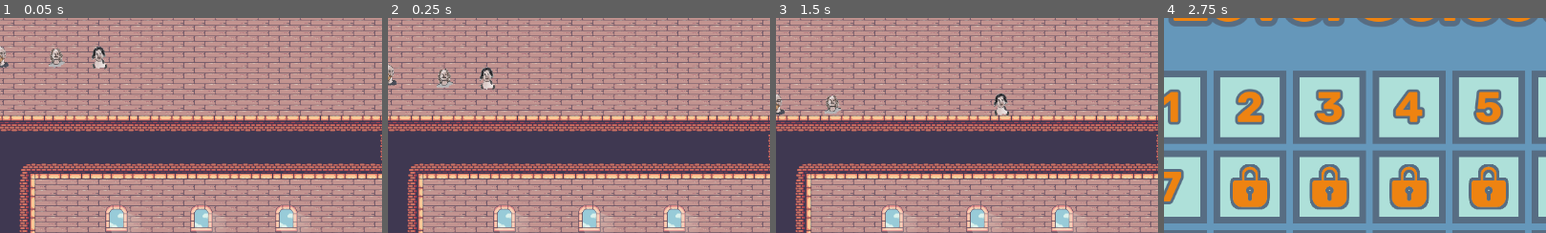
Above: before the commit, frames 1-4 (left to right).
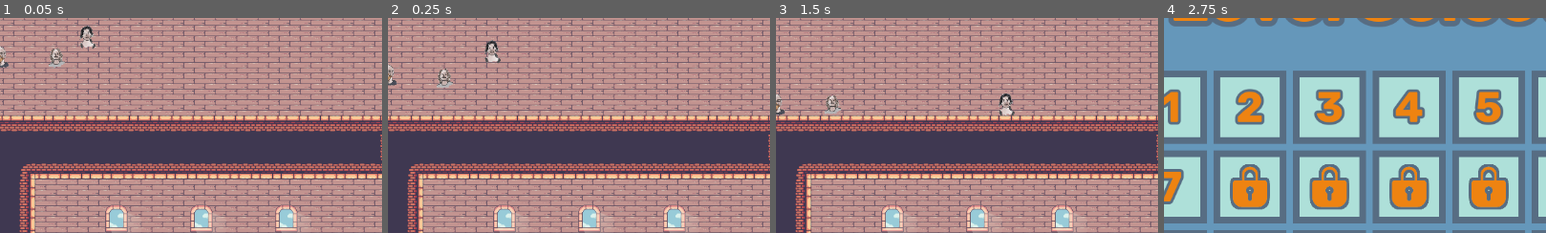
Above: after the commit, the same moments.

Repository: quimnuss/sompics
Game: Godot game, scene res://scenes/level_5.tscn
The game is run twice, just before and just after one commit, with the same random seed, the same clock (stepped at 60 frames per second) and the same inputs. The project has no main scene, so this scene is started directly.
Inputs (mouse positions are % of the whole screen's width and height, from its top left):
- Up to frame 1 (0.05 s): no input
- Up to frame 2 (0.25 s): no input
- Up to frame 3 (1.5 s): move the mouse to (72, 45) at 0.52 s; hold D (move_right) from 0.53 s (still down); tap W (jump) at 0.6, 0.77, 1.07 s; click (72, 45) at 0.67 s; tap Enter at 1.25 s; move the mouse to (30, 55) at 1.27 s; tap E (drop) at 1.35 s
- Up to frame 4 (2.75 s): tap W (jump) at 1.52, 1.55, 1.82, 2.3 s; move the mouse to (60, 28) at 2.02 s; release D (move_right) at 2.03 s; hold A (move_left) from 2.03 s (still down); hold J (level_select) from 2.03 s (still down)
The pictures show only the part of the screen within x 23-73%, y 17-67%; the shares and areas given below are measured in that part.

The runs differ from the first frame. In frame 1, 0.6% of the frame differs, in the area x 20-29%, y 3-24%; in frame 2, 0.5%; in frame 3, 0.4%; in frame 4, nothing differs.

Commit message:
new: players as rigidbodies to play with strings

Diff:
--- /dev/null
+++ b/actors/head.gd
@@ -0,0 +1,21 @@
+extends Sprite2D
+
+
+const person_dict : Dictionary = {
+    'marta': Rect2(431, 434, 121, 167),
+    'pol': Rect2(595, 232, 121, 140),
+    'joana': Rect2(418, 10, 144, 161),
+    'david': Rect2(54, 13, 135, 168),
+    'juanpe': Rect2(255, 11, 125, 151),
+}
+
+# Called when the node enters the scene tree for the first time.
+func _ready():
+    pass # Replace with function body.
+
+func set_person(person_name : String):
+    self.region_rect = person_dict[person_name]
+
+# Called every frame. 'delta' is the elapsed time since the previous frame.
+func _process(delta):
+    pass
--- a/actors/pic.gd
+++ b/actors/pic.gd
@@ -11,20 +11,13 @@
 @export var person : String = 'marta'
 
 
-const person_dict : Dictionary = {
-    'marta': Rect2(431, 434, 121, 167),
-    'pol': Rect2(595, 232, 121, 140),
-    'joana': Rect2(418, 10, 144, 161),
-    'david': Rect2(54, 13, 135, 168),
-    'juanpe': Rect2(255, 11, 125, 151),
-}
 
 var move_left : String = 'move_left'
 var move_right : String = 'move_right'
 var jump : String = 'jump'
 
 func _ready():
-    set_person(person)
+    head.set_person(person)
     add_to_group('pics')
     if person == 'pol':
         self.SPEED = 200
@@ -32,9 +25,6 @@
         self.move_left = self.move_left + '_' + str(player_num)
         self.move_right = self.move_right  + '_' + str(player_num)
         self.jump = self.jump  + '_' + str(player_num)
-
-func set_person(person_name : String):
-    head.region_rect = person_dict[person_name]
 
 func enter_door():
     queue_free()
--- a/actors/pic.tscn
+++ b/actors/pic.tscn
@@ -1,7 +1,8 @@
-[gd_scene load_steps=4 format=3 uid="uid://cfa1h1cv5i3ab"]
+[gd_scene load_steps=5 format=3 uid="uid://cfa1h1cv5i3ab"]
 
 [ext_resource type="Script" path="res://actors/pic.gd" id="1_5ledp"]
 [ext_resource type="Texture2D" uid="uid://bfc436ex1mydc" path="res://assets/it-faces.png" id="2_srj8h"]
+[ext_resource type="Script" path="res://actors/head.gd" id="3_h8ejj"]
 
 [sub_resource type="RectangleShape2D" id="RectangleShape2D_7x3hx"]
 size = Vector2(32, 32)
@@ -20,3 +21,4 @@
 texture = ExtResource("2_srj8h")
 region_enabled = true
 region_rect = Rect2(418, 10, 144, 161)
+script = ExtResource("3_h8ejj")
--- /dev/null
+++ b/actors/ripic.gd
@@ -0,0 +1,21 @@
+extends RigidBody2D
+@onready var head = $Head
+
+@export var person : String = 'marta'
+
+var thrust : Vector2 = Vector2()
+var rotation_dir = 0
+var engine_thrust = 10
+
+func _ready():
+    head.set_person(person)
+    add_to_group('pics')
+    if person == 'pol':
+        self.SPEED = 200
+        var player_num = 2
+        self.move_left = self.move_left + '_' + str(player_num)
+        self.move_right = self.move_right  + '_' + str(player_num)
+        self.jump = self.jump  + '_' + str(player_num)
+
+func enter_door():
+    queue_free()
--- /dev/null
+++ b/actors/ripic.tscn
@@ -0,0 +1,20 @@
+[gd_scene load_steps=5 format=3 uid="uid://dwqln5wqhyxtg"]
+
+[ext_resource type="Script" path="res://actors/ripic.gd" id="1_2rijk"]
+[ext_resource type="Texture2D" uid="uid://bfc436ex1mydc" path="res://assets/it-faces.png" id="2_pkowj"]
+[ext_resource type="Script" path="res://actors/head.gd" id="3_0g28i"]
+
+[sub_resource type="RectangleShape2D" id="RectangleShape2D_tr2vd"]
+
+[node name="Ripic" type="RigidBody2D"]
+script = ExtResource("1_2rijk")
+
+[node name="CollisionShape2D" type="CollisionShape2D" parent="."]
+shape = SubResource("RectangleShape2D_tr2vd")
+
+[node name="Head" type="Sprite2D" parent="."]
+scale = Vector2(0.5, 0.5)
+texture = ExtResource("2_pkowj")
+region_enabled = true
+region_rect = Rect2(433, 640, 139, 151)
+script = ExtResource("3_0g28i")
--- a/scenes/level_5.tscn
+++ b/scenes/level_5.tscn
@@ -10,6 +10,8 @@
 
 [sub_resource type="RectangleShape2D" id="RectangleShape2D_l2dor"]
 size = Vector2(224, 42)
+
+[sub_resource type="RectangleShape2D" id="RectangleShape2D_e12he"]
 
 [sub_resource type="RectangleShape2D" id="RectangleShape2D_gp4il"]
 size = Vector2(34, 34)
@@ -50,11 +52,16 @@
 [node name="DampedSpringJoint2D" type="DampedSpringJoint2D" parent="."]
 position = Vector2(416, 168)
 node_a = NodePath("../Pic")
-node_b = NodePath("../Pic2")
+node_b = NodePath("../Pic/RigidBody2D")
 disable_collision = false
 
 [node name="Pic" parent="." instance=ExtResource("6_cvtkc")]
 position = Vector2(416, 168)
+
+[node name="RigidBody2D" type="RigidBody2D" parent="Pic"]
+
+[node name="CollisionShape2D" type="CollisionShape2D" parent="Pic/RigidBody2D"]
+shape = SubResource("RectangleShape2D_e12he")
 
 [node name="Pic2" parent="." instance=ExtResource("6_cvtkc")]
 position = Vector2(352, 168)
Not shown: 1 places in scenes/level_5.tscn that only renumber resources
